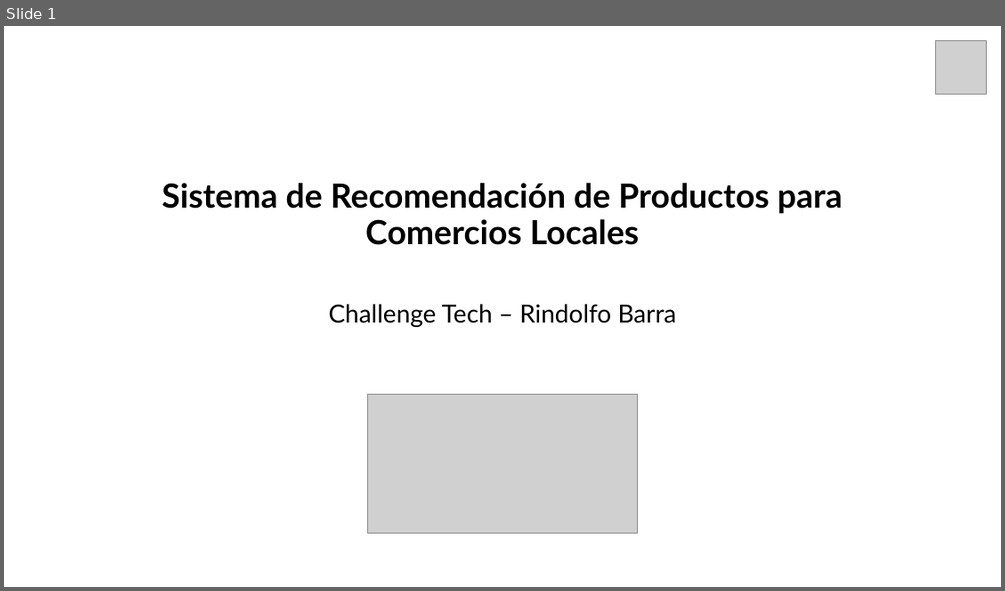
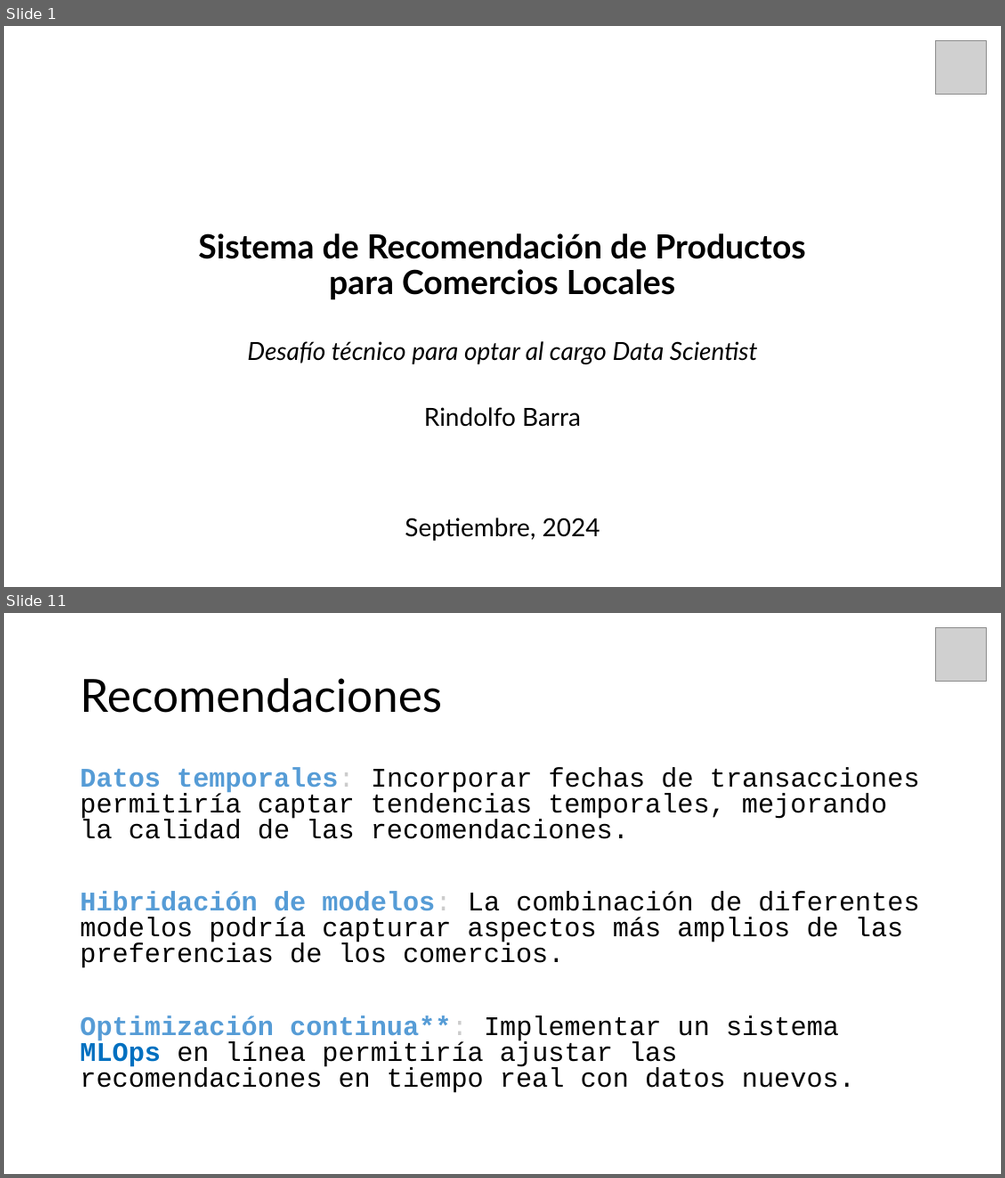
Before and after one commit to rownlet/recom_system, a slide deck: docs/Techallenge.pptx. Shown one above the other, each under a label of ours: slide 1 before the commit, slides 1 and 11 after it; the slides between them are not shown. The pictures are 1005x591 and 1005x1178 pixels, drawn with LibreOffice and Linux fonts; fonts in the diff are those of the drawing; grey boxes stand for pictures. Boxes give left, top, right and bottom in pixels: in the first picture for what was removed or moved away, otherwise in the second. Text is boxed around its words. In the diff, an @@ line names an element or a change of style, - is before the commit and + after.

```diff
--- a/docs/Techallenge.pptx
+++ b/docs/Techallenge.pptx
@@ slide 11 added at box(4, 613, 1001, 1174), background #FFFFFF @@
@@ picture added at box(935, 628, 987, 681) @@
@@ title added at box(80, 678, 442, 713), 44 pt, text #000000 @@
+Recomendaciones
@@ text added at box(80, 767, 920, 1093), 25.9 pt, text #000000 @@
+Datos temporales: Incorporar fechas de transacciones permitiría captar tendencias temporales, mejorando la calidad de las recomendaciones.
+Hibridación de modelos: La combinación de diferentes modelos podría capturar aspectos más amplios de las preferencias de los comercios.
+Optimización continua**: Implementar un sistema MLOps en línea permitiría ajustar las recomendaciones en tiempo real con datos nuevos.
@@ slide 1 changed as well @@
@@ title "Sistema de Recomendación de Productos ..." rewrapped from box(162, 183, 842, 245) to box(198, 233, 806, 300) @@
@@ text added at box(247, 341, 758, 364), 24 pt, text #000000, italic @@
+Desafío técnico para optar al cargo Data Scientist
@@ picture removed at box(368, 394, 638, 533) @@
@@ subtitle at box(424, 407, 581, 426): text changed @@
-Challenge Tech – Rindolfo Barra
+Rindolfo Barra
@@ text added at box(404, 517, 600, 540), 24 pt, text #000000 @@
+Septiembre, 2024
```
Also in this commit, not shown: 10 other slides added, 1 slide removed.
